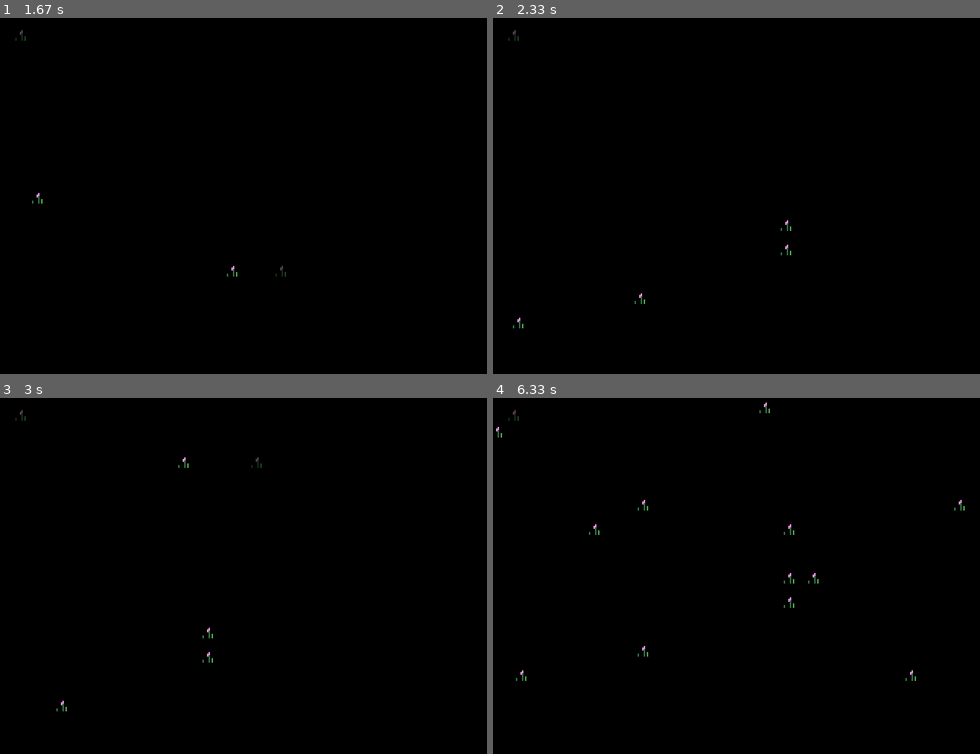
Above: before the commit, frames 1-4 (two rows, left to right).
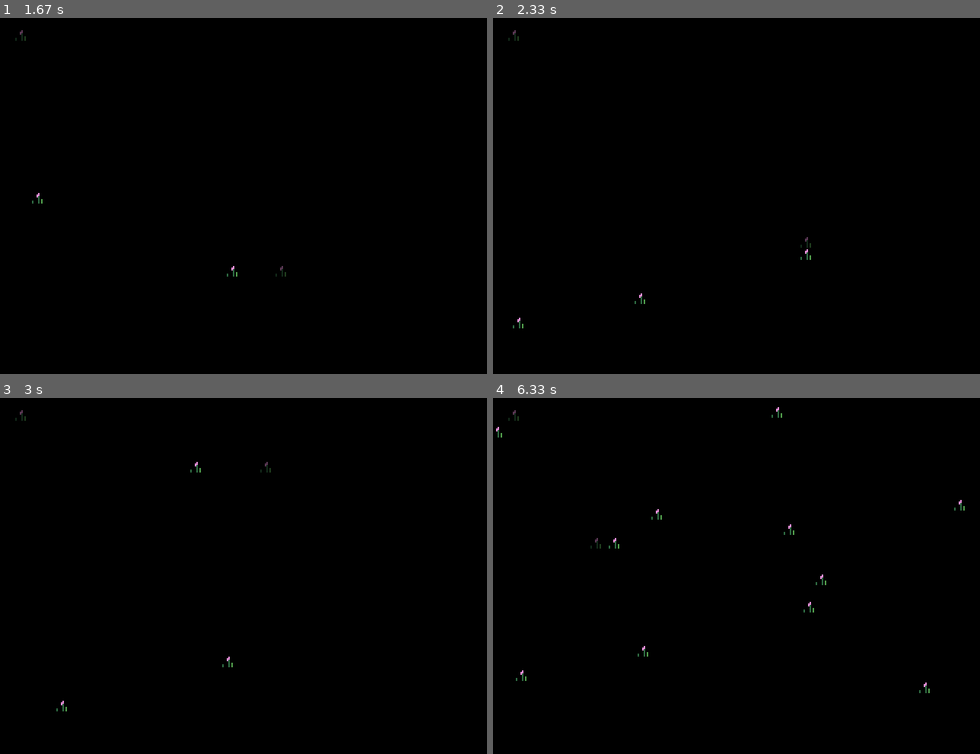
Above: after the commit, the same moments.

Repository: saidur-sadi/pygame_ninja_game
Game: pygame game, started from editor.py
Same seed, same stepped clock (60 frames per second), same inputs: the game is played once before the commit and once after it.
Inputs (mouse positions are in pixels of both pictures, inside the frame that each line leads up to):
- Up to frame 1 (1.67 s): hold O 0.33-0.8 s; hold D 0.33-0.8 s; move the mouse to (224, 206) at 0.37 s; click (126, 196) at 0.88 s; hold T 1.17-1.63 s; hold D 1.17-1.63 s; click (292, 270) at 1.25 s
- Up to frame 2 (2.33 s): hold D 1.67-2.13 s; click (585, 277) at 1.75 s; tap G at 1.82 s; hold W from 2.17 s (still down); click (794, 224) at 2.25 s
- Up to frame 3 (3 s): release W at 2.47 s; hold D 2.5-2.97 s; click (253, 447) at 2.58 s
- Up to frame 4 (6.33 s): right-click (741, 611) at 3.05 s; hold A 3.33-3.87 s; click (736, 615) at 3.42 s; hold S 3.9-4.2 s; click (921, 707) at 3.98 s; hold A 4.23-4.63 s; click (668, 497) at 4.32 s; tap G at 4.38, 5.88 s; hold W 4.67-5.03 s; click (863, 540) at 4.75 s; hold D 5.07-5.7 s; click (551, 490) at 5.15 s; hold S 5.73-6.1 s; click (911, 543) at 5.82 s; hold A from 6.13 s (still down); click (585, 522) at 6.22 s

Frame 1 is identical in both runs. In frame 2, less than 0.1% of the frame differs, in the area x 59-66%, y 56-68%; in frame 3, 0.1%; in frame 4, 0.3%, in the area x 19-90%, y 1-83%.

Commit message:
Particles

Diff:
--- a/editor.py
+++ b/editor.py
@@ -32,6 +32,11 @@
 
         self.tilemap = Tilemap(self, tile_size=16)
 
+        try:
+            self.tilemap.load('map.json')
+        except FileNotFoundError:
+            pass
+
         self.scroll = [0, 0]
 
         self.tile_list = list(self.assets)
@@ -42,6 +47,8 @@
         self.right_clicking = False
 
         self.shift = False
+
+        self.ongrid = True
 
     def run(self):
         while True:
@@ -58,7 +65,8 @@
             self.tilemap.render(self.display, offset=render_scroll)
 
             # copy since we want to set alpha (opacity)
-            current_tile_img = self.assets[self.tile_list[self.tile_group]][self.tile_variant].copy()
+            current_tile_img = self.assets[self.tile_list[self.tile_group]][self.tile_variant].copy(
+            )
             current_tile_img.set_alpha(100)  # 0 is fully transparent
 
             # mouse position
@@ -69,13 +77,16 @@
             tile_pos = (int((mpos[0] + self.scroll[0]) // self.tilemap.tile_size),
                         int((mpos[1] + self.scroll[1]) // self.tilemap.tile_size))
 
-            # to see where the next tile will be placed
-            # convert tile_pos back to pixel pos, remove scroll
-            self.display.blit(current_tile_img, (tile_pos[0] * self.tilemap.tile_size -
-                              self.scroll[0], tile_pos[1] * self.tilemap.tile_size-self.scroll[1]))
+            if self.ongrid:
+                # to see where the next tile will be placed
+                # convert tile_pos back to pixel pos, remove scroll
+                self.display.blit(current_tile_img, (tile_pos[0] * self.tilemap.tile_size -
+                                                     self.scroll[0], tile_pos[1] * self.tilemap.tile_size-self.scroll[1]))
+            else:
+                self.display.blit(current_tile_img, mpos)
 
             # left click to create tile
-            if self.clicking:
+            if self.clicking and self.ongrid:
                 self.tilemap.tilemap[str(tile_pos[0]) + ';'+str(tile_pos[1])] = {
                     'type': self.tile_list[self.tile_group],
                     'variant': self.tile_variant,
@@ -87,7 +98,12 @@
                 tile_loc = str(tile_pos[0]) + ';' + str(tile_pos[1])
                 if tile_loc in self.tilemap.tilemap:
                     del self.tilemap.tilemap[tile_loc]
-
+                for tile in self.tilemap.offgrid_tiles.copy():
+                    tile_img = self.assets[tile['type']][tile['variant']]
+                    # hitbox
+                    tile_r = pygame.Rect(tile['pos'][0] - self.scroll[0], tile['pos'][1] - self.scroll[1], tile_img.get_width(), tile_img.get_height())
+                    if tile_r.collidepoint(mpos):
+                        self.tilemap.offgrid_tiles.remove(tile)
             self.display.blit(current_tile_img, (5, 5))
 
             # blit essentially copy the memory to the position
@@ -99,6 +115,9 @@
                 if event.type == pygame.MOUSEBUTTONDOWN:
                     if event.button == 1:  # left click
                         self.clicking = True
+                        if not self.ongrid:
+                            self.tilemap.offgrid_tiles.append(
+                                {'type': self.tile_list[self.tile_group], 'variant': self.tile_variant, 'pos': (mpos[0] + render_scroll[0], mpos[1] + self.scroll[1])})
                     if event.button == 3:  # right click
                         self.right_clicking = True
                     if self.shift:
@@ -132,6 +151,12 @@
                         self.movement[2] = True
                     if event.key == pygame.K_s:
                         self.movement[3] = True
+                    if event.key == pygame.K_g:
+                        self.ongrid = not self.ongrid
+                    if event.key == pygame.K_t:
+                        self.tilemap.autotile()
+                    if event.key == pygame.K_o:
+                        self.tilemap.save('map.json')
                     if event.key == pygame.K_LSHIFT:
                         self.shift = True
                 if event.type == pygame.KEYUP:
--- a/game.py
+++ b/game.py
@@ -1,10 +1,13 @@
 import sys
 import pygame
+import random
+import math
 
 from scripts.entities import PhysicsEntity, Player
 from scripts.utils import load_image, load_images, Animation
 from scripts.tilemap import Tilemap
 from scripts.cloud import Clouds
+from scripts.particle import Particle
 
 
 class Game:
@@ -35,7 +38,8 @@
             'player/run': Animation(load_images('entities/player/run'), img_dur=4),
             'player/jump': Animation(load_images('entities/player/jump')),
             'player/slide': Animation(load_images('entities/player/slide')),
-            'player/wall_slide': Animation(load_images('entities/player/wall_slide'))
+            'player/wall_slide': Animation(load_images('entities/player/wall_slide')),
+            'particle/leaf': Animation(load_images('particles/leaf'), img_dur=20, loop=False)
         }
 
         self.clouds = Clouds(self.assets['clouds'], count=16)
@@ -43,7 +47,14 @@
         self.player = Player(self, (50, 50), (8, 15))
 
         self.tilemap = Tilemap(self, tile_size=16)
+        self.tilemap.load('map.json')
 
+        self.leaf_spawners = []
+
+        for tree in self.tilemap.extract([('large_decor', 2)], keep=True):
+            self.leaf_spawners.append(pygame.Rect(
+                4 + tree['pos'][0], 4 + tree['pos'][1], 23, 13))
+        self.partiles = []
         self.scroll = [0, 0]
 
     def run(self):
@@ -61,6 +72,15 @@
 
             render_scroll = (int(self.scroll[0]), int(self.scroll[1]))
 
+            for rect in self.leaf_spawners:
+                # spawn rate: bigger tree spawn more
+                # multiply by big number make it not spawning every frame
+                if random.random() * 49999 < rect.width * rect.height:
+                    pos = (rect.x + random.random() * rect.width,
+                           rect.y + random.random() * rect.height)
+                    self.partiles.append(
+                        Particle(self, 'leaf', pos, velocity=[-0.1, 0.3], frame=random.randint(0, 20)))
+
             self.clouds.update()
             self.clouds.render(self.display, offset=render_scroll)
             # avoid subpixel movement for the camera
@@ -70,6 +90,15 @@
             self.player.update(
                 self.tilemap, (self.movement[1] - self.movement[0], 0))
             self.player.render(self.display, offset=render_scroll)
+
+            for particle in self.partiles.copy():
+                kill = particle.update()
+                particle.render(self.display, offset=render_scroll)
+                if particle.type == 'leaf':
+                    # move particle back and forth naturally
+                    particle.pos[0] += math.sin(particle.animation.frame * 0.035) * 0.3
+                if kill:
+                    self.partiles.remove(particle)
 
             # blit essentially copy the memory to the position
             # we can blit any surface to to others
--- /dev/null
+++ b/scripts/particle.py
@@ -0,0 +1,25 @@
+class Particle:
+    def __init__(self, game, p_type, pos, velocity=[0, 0], frame=0) -> None:
+        self.game = game
+        self.type = p_type
+        self.pos = list(pos)
+        self.velocity = list(velocity)
+        self.animation = self.game.assets['particle/' + p_type].copy()
+        self.animation.frame = frame
+
+    def update(self):
+        kill = False
+        if self.animation.done:
+            kill = True
+
+        self.pos[0] += self.velocity[0]
+        self.pos[1] += self.velocity[1]
+
+        self.animation.update()
+
+        return kill
+
+    def render(self, surf, offset=(0, 0)):
+        img = self.animation.img()
+        surf.blit(img, (self.pos[0] - offset[0] - img.get_width() //
+                 2, self.pos[1] - offset[1] - img.get_height() // 2))
--- a/scripts/tilemap.py
+++ b/scripts/tilemap.py
@@ -1,9 +1,23 @@
+import json
 import pygame
+
+AUTOTILE_MAP = {
+    tuple(sorted([(1, 0), (0, 1)])): 0,
+    tuple(sorted([(1, 0), (0, 1), (-1, 0)])): 1,
+    tuple(sorted([(-1, 0), (0, 1)])): 2,
+    tuple(sorted([(-1, 0), (0, -1), (0, 1)])): 3,
+    tuple(sorted([(-1, 0), (0, -1)])): 4,
+    tuple(sorted([(-1, 0), (0, -1), (1, 0)])): 5,
+    tuple(sorted([(1, 0), (0, -1)])): 6,
+    tuple(sorted([(1, 0), (0, -1), (0, 1)])): 7,
+    tuple(sorted([(1, 0), (-1, 0), (0, 1), (0, -1)])): 8
+}
 
 # offsets for a given tile, to get the 9 tiles around it and including it
 NEIGHBOR_OFFSETS = [(-1, 0), (-1, -1), (0, -1), (1, -1),
                     (1, 0), (0, 0), (-1, 1), (0, 1), (1, 1)]
 PHYSICS_TILES = {'grass', 'stone'}  # faster than list
+AUTOTILE_TYPES = {'grass', 'stone'}
 
 
 class Tilemap:
@@ -12,6 +26,26 @@
         self.tile_size = tile_size
         self.tilemap = {}  # every tile
         self.offgrid_tiles = []
+
+    def extract(self, id_pairs, keep=False):
+        matches = []
+        for tile in self.offgrid_tiles.copy():
+            if (tile['type'], tile['variant']) in id_pairs:
+                matches.append(tile.copy())
+                if not keep:
+                    self.offgrid_tiles.remove(tile)
+
+        for loc in self.tilemap:
+            tile = self.tilemap[loc]
+            if (tile['type'], tile['variant']) in id_pairs:
+                # a clean copy of the tile data
+                matches.append(tile.copy())
+                matches[-1]['pos'] = matches[-1]['pos'].copy()
+                matches[-1]['pos'][0] *= self.tile_size
+                matches[-1]['pos'][1] *= self.tile_size
+                if not keep:
+                    del self.tilemap[loc]
+        return matches
 
     def tiles_around(self, pos):
         tiles = []
@@ -24,6 +58,20 @@
                 tiles.append(self.tilemap[check_loc])
         return tiles
 
+    def save(self, path):
+        f = open(path, 'w')
+        json.dump({'tilemap': self.tilemap, 'tile_size': self.tile_size,
+                  'offgrid': self.offgrid_tiles}, f)
+        f.close()
+
+    def load(self, path):
+        f = open(path, 'r')
+        map_data = json.load(f)
+        f.close()
+        self.tilemap = map_data['tilemap']
+        self.tile_size = map_data['tile_size']
+        self.offgrid_tiles = map_data['offgrid']
+
     def physics_rects_around(self, pos):
         rects = []
         for tile in self.tiles_around(pos):
@@ -31,6 +79,20 @@
                 rects.append(pygame.Rect(
                     tile['pos'][0] * self.tile_size, tile['pos'][1] * self.tile_size, self.tile_size, self.tile_size))
         return rects
+
+    def autotile(self):
+        for loc in self.tilemap:
+            tile = self.tilemap[loc]
+            neighbors = set()
+            for shift in [(1, 0), (-1, 0), (0, -1), (0, 1)]:
+                check_loc = str(tile['pos'][0] + shift[0]) + \
+                    ';' + str(tile['pos'][1] + shift[1])
+                if check_loc in self.tilemap:
+                    if self.tilemap[check_loc]['type'] == tile['type']:
+                        neighbors.add(shift)
+            neighbors = tuple(sorted(neighbors))
+            if (tile['type'] in AUTOTILE_TYPES) and (neighbors in AUTOTILE_MAP):
+                tile['variant'] = AUTOTILE_MAP[neighbors]
 
     def render(self, surf, offset=(0, 0)):
         for tile in self.offgrid_tiles:
Not shown, changed: .gitignore
